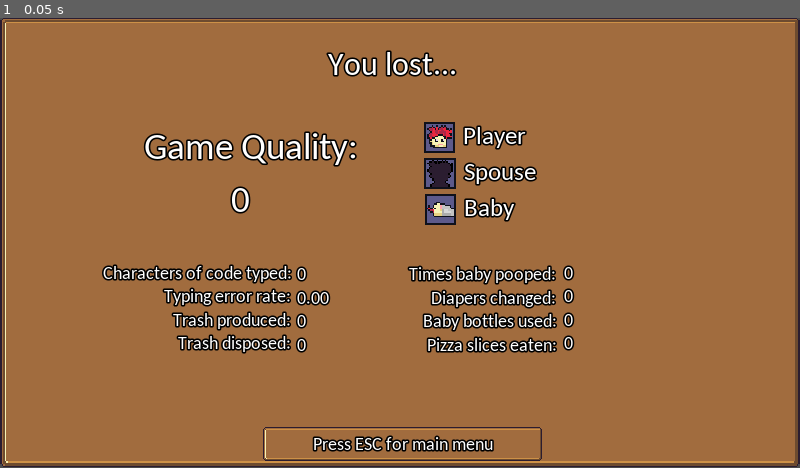
Above: before the commit, frame 1.
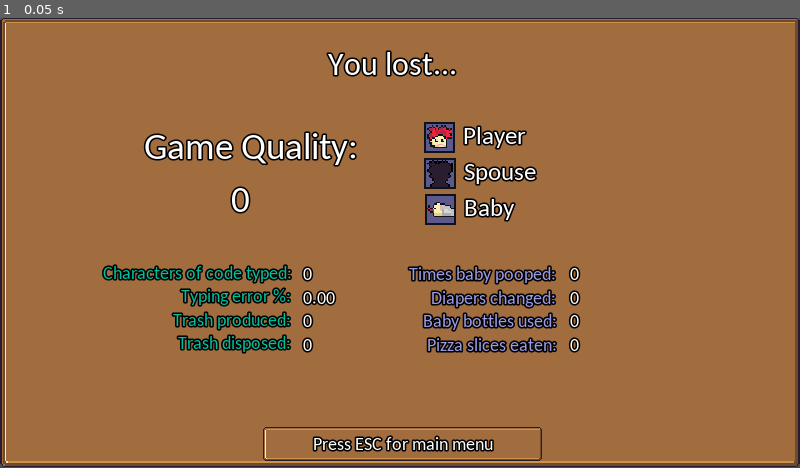
Above: after the commit, the same moment.

Repository: kevinms/godot-wild-jam-24
Game: Godot game, scene res://UI/GameOver.tscn
Two runs of this game, one before a commit and one after it. Both use one fixed random seed, a clock stepped at 60 frames per second and the inputs below. This scene is started directly instead of the project's main scene.
Inputs:
- Up to frame 1 (0.05 s): no input

The runs differ from the first frame. In frame 1, 2.3% of the frame differs, in the area x 12-73%, y 54-75%.

Commit message:
Tweaks to game over stats screen.

Diff:
--- a/UI/GameOver.gd
+++ b/UI/GameOver.gd
@@ -14,7 +14,6 @@
 	if Input.is_action_just_pressed("ui_cancel"):
 		get_tree().change_scene("res://MainMenu.tscn")
 
-	#TODO: Update title to reflect reason.
 	if Helper.player_won:
 		$Title.text = "Game jam entry completed!"
 	else:
--- a/UI/GameOver.tscn
+++ b/UI/GameOver.tscn
@@ -151,6 +151,7 @@
 }
 
 [node name="StatNames" type="Label" parent="."]
+modulate = Color( 0.00784314, 0.752941, 0.615686, 1 )
 margin_left = 40.0315
 margin_top = 157.603
 margin_right = 186.031
@@ -158,7 +159,7 @@
 grow_horizontal = 2
 custom_fonts/font = SubResource( 3 )
 text = "Characters of code typed:
-Typing error rate:
+Typing error %:
 Trash produced:
 Trash disposed:"
 align = 2
@@ -167,9 +168,9 @@
 }
 
 [node name="StatValues" type="Label" parent="."]
-margin_left = 190.181
+margin_left = 194.15
 margin_top = 159.092
-margin_right = 251.181
+margin_right = 255.15
 margin_bottom = 216.092
 grow_horizontal = 2
 custom_fonts/font = SubResource( 3 )
@@ -182,6 +183,7 @@
 }
 
 [node name="StatNames2" type="Label" parent="."]
+modulate = Color( 0.607843, 0.611765, 0.905882, 1 )
 margin_left = 258.181
 margin_top = 158.982
 margin_right = 356.181
@@ -198,10 +200,10 @@
 }
 
 [node name="StatValues2" type="Label" parent="."]
-margin_left = 361.181
-margin_top = 157.982
-margin_right = 417.181
-margin_bottom = 214.982
+margin_left = 365.009
+margin_top = 158.824
+margin_right = 421.009
+margin_bottom = 215.824
 grow_horizontal = 2
 custom_fonts/font = SubResource( 3 )
 text = "365302
